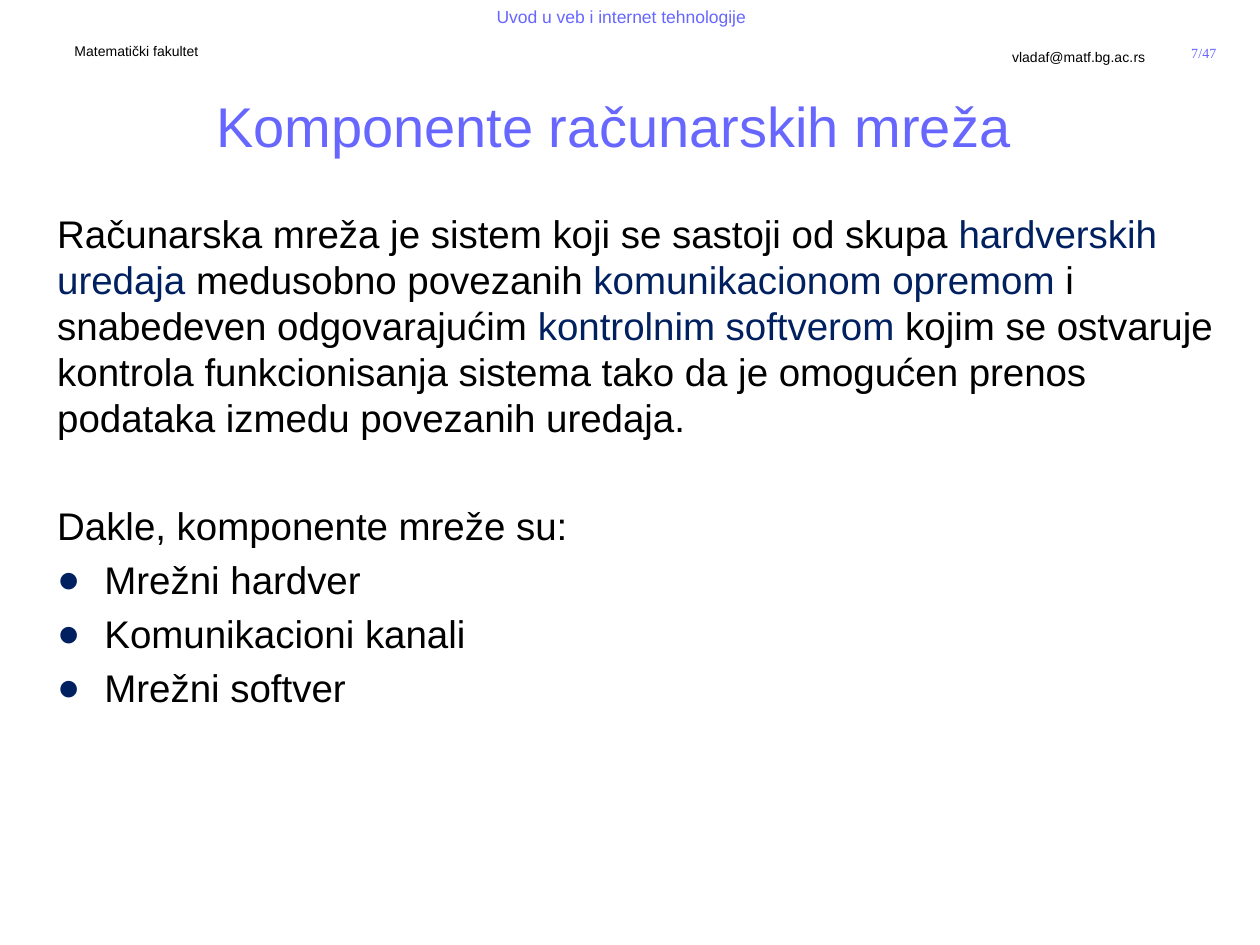
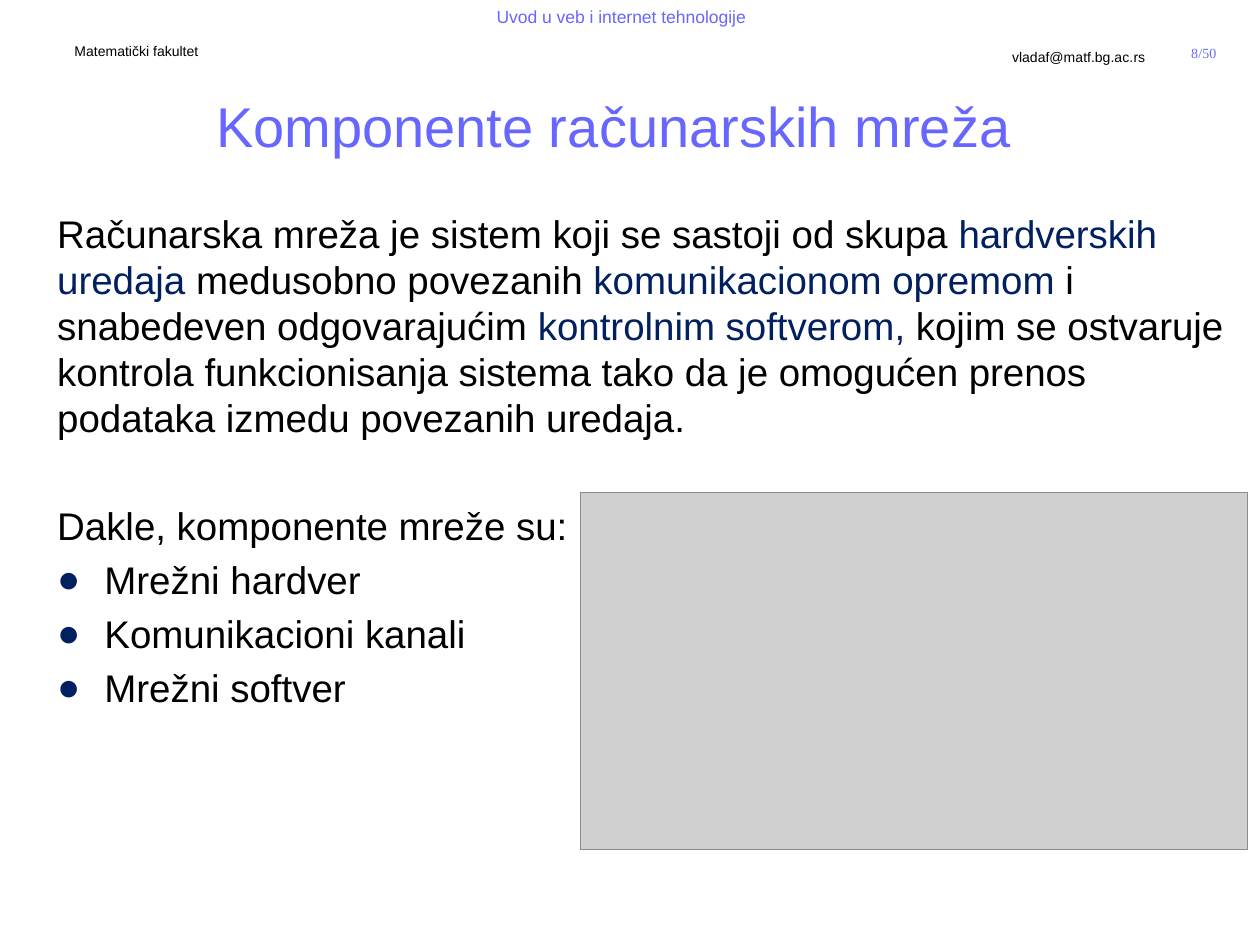
Before and after one commit to MatfUVIT/info, a slide deck: slide 8 of predavanja/prezentacije/UVIT01-01-Uvod u racunarske mreze.pptx (slide 7 before the commit). Drawn at 1260x945 pixels with LibreOffice and Linux fonts; fonts in the diff are those of the drawing; grey boxes stand for pictures; background and template pictures are left out. Boxes give left, top, right and bottom in pixels: in the first picture for what was removed or moved away, otherwise in the second. Text is boxed around its words. In the diff, an @@ line names an element or a change of style, - is before the commit and + after.

```diff
--- a/predavanja/prezentacije/UVIT01-01-Uvod u racunarske mreze.pptx
+++ b/predavanja/prezentacije/UVIT01-01-Uvod u racunarske mreze.pptx
@@ page number at (1191, 48, 1216, 58): text changed @@
-7/47
+8/50
@@ text at (57, 220, 1223, 440): text changed @@
-Računarska mreža je sistem koji se sastoji od skupa hardverskih uredaja medusobno povezanih komunikacionom opremom i snabedeven odgovarajućim kontrolnim softverom kojim se ostvaruje kontrola funkcionisanja sistema tako da je omogućen prenos podataka izmedu povezanih uredaja.
+Računarska mreža je sistem koji se sastoji od skupa hardverskih uredaja medusobno povezanih komunikacionom opremom i snabedeven odgovarajućim kontrolnim softverom, kojim se ostvaruje kontrola funkcionisanja sistema tako da je omogućen prenos podataka izmedu povezanih uredaja.
@@ picture added at (581, 493, 1249, 849) @@
```
Also in this commit, not shown: 26 other slides changed, 7 slides added, 1 slide removed, 4 other files.
